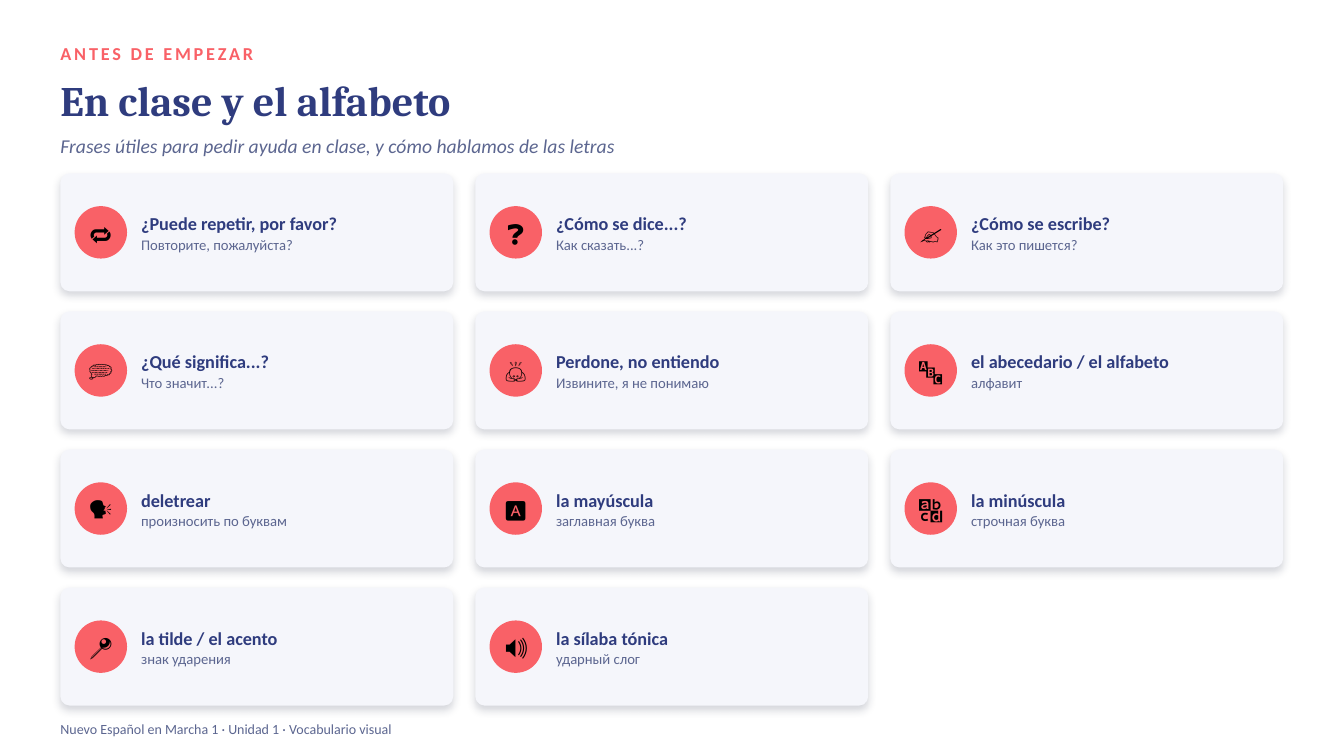
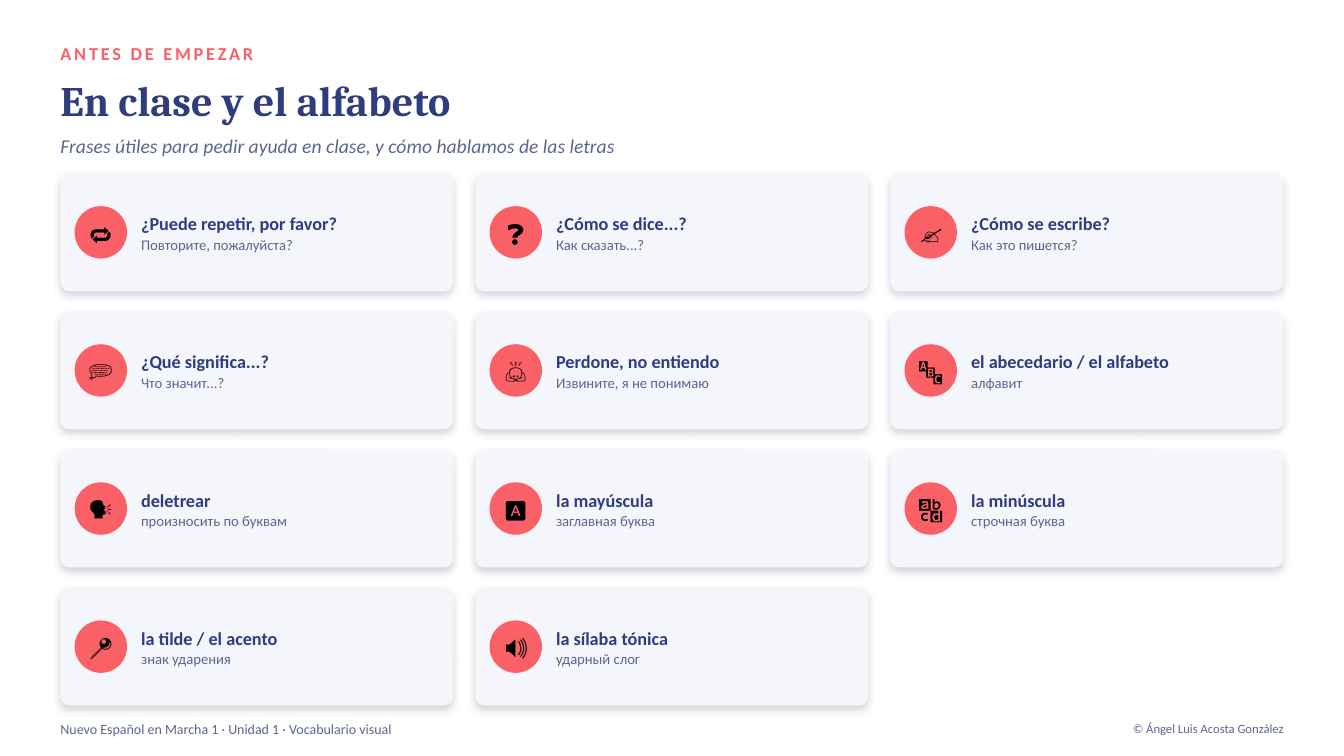
Before and after one commit to angelluisacosta99-bit/Molu, a slide deck: slide 3 of docencia-espanol/materiales/presentaciones/nuevo-espanol-en-marcha-1_unidad1.pptx. Drawn at 1344x756 pixels with LibreOffice and Linux fonts; fonts in the diff are those of the drawing. Boxes give left, top, right and bottom in pixels: in the first picture for what was removed or moved away, otherwise in the second. Text is boxed around its words. In the diff, an @@ line names an element or a change of style, - is before the commit and + after.

```diff
--- a/docencia-espanol/materiales/presentaciones/nuevo-espanol-en-marcha-1_unidad1.pptx
+++ b/docencia-espanol/materiales/presentaciones/nuevo-espanol-en-marcha-1_unidad1.pptx
@@ text added at (x1=1146, y1=723, x2=1284, y2=735), 9 pt, text #5C6690 @@
+© Ángel Luis Acosta González
```
Also in this commit, not shown: 14 other slides changed.
